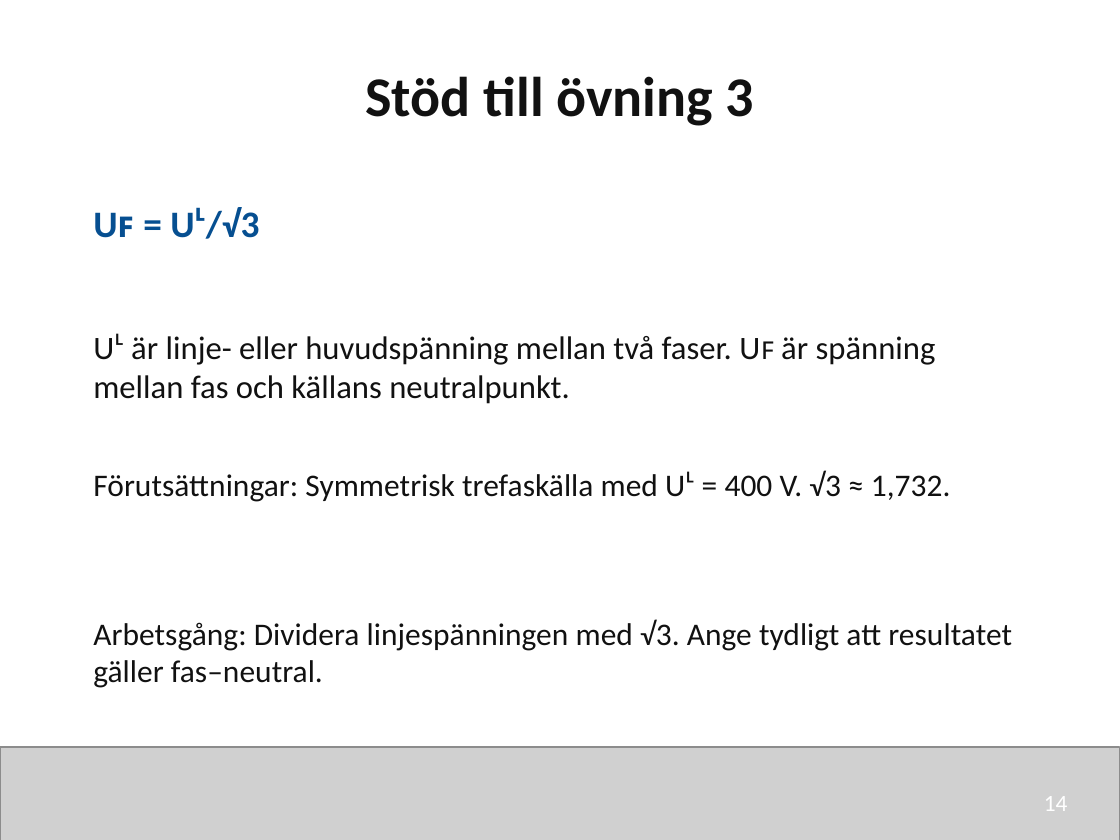
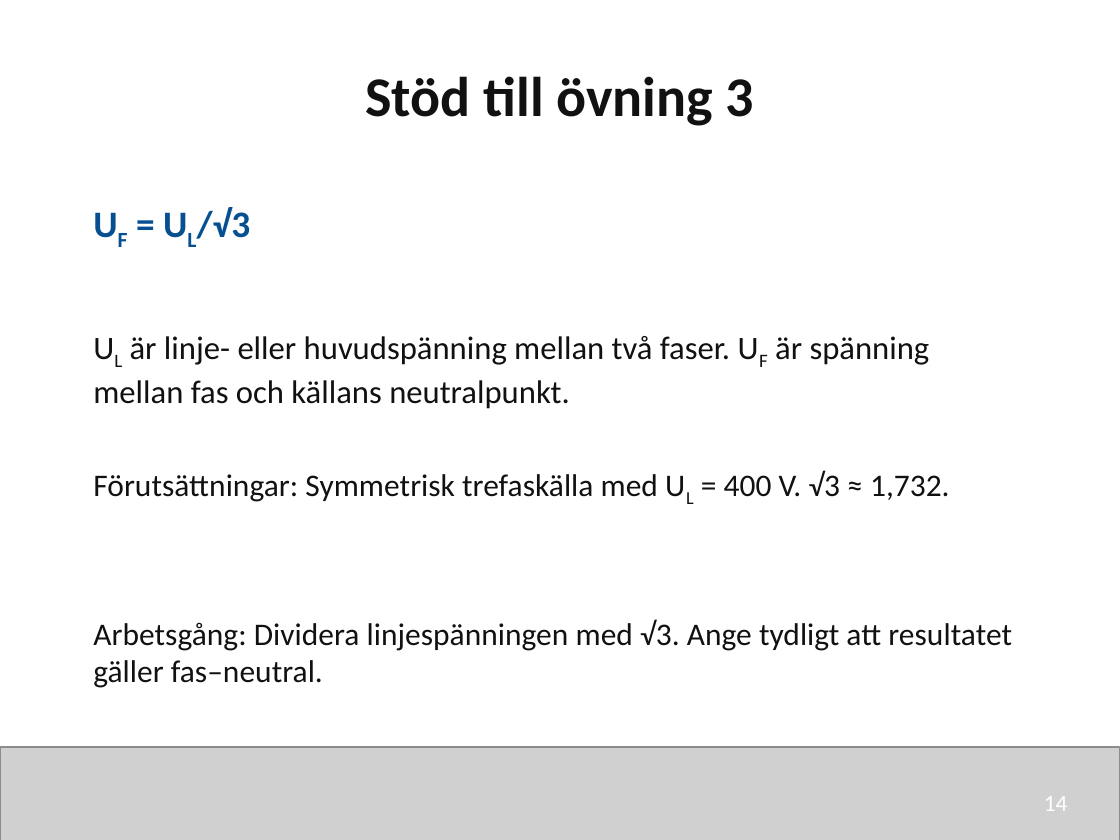
Before and after one commit to nj22az/nj22az.github.io, a slide deck: slide 14 of sjoskolan/vecka-41/aktuell/v41_01_Trefassystemets_grunder_elev.pptx. Drawn at 1120x840 pixels with LibreOffice and Linux fonts; fonts in the diff are those of the drawing; grey boxes stand for pictures. Boxes give left, top, right and bottom in pixels: in the first picture for what was removed or moved away, otherwise in the second. Text is boxed around its words. In the diff, an @@ line names an element or a change of style, - is before the commit and + after.

```diff
--- a/sjoskolan/vecka-41/aktuell/v41_01_Trefassystemets_grunder_elev.pptx
+++ b/sjoskolan/vecka-41/aktuell/v41_01_Trefassystemets_grunder_elev.pptx
@@ text at [197,207,251,239]: text changed @@
-Uꜰ = Uᴸ/√3
+UF = UL/√3
@@ text at [93,336,930,409]: text changed @@
-Uᴸ är linje- eller huvudspänning mellan två faser. Uꜰ är spänning mellan fas och källans neutralpunkt.
+UL är linje- eller huvudspänning mellan två faser. UF är spänning mellan fas och källans neutralpunkt.
@@ text at [93,470,950,502]: text changed @@
-Förutsättningar: Symmetrisk trefaskälla med Uᴸ = 400 V. √3 ≈ 1,732.
+Förutsättningar: Symmetrisk trefaskälla med UL = 400 V. √3 ≈ 1,732.
```
Also in this commit, not shown: 21 other slides changed, 20 other files.
